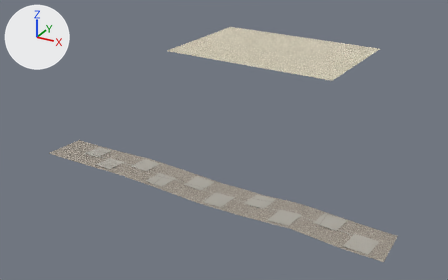
A saved change to the glTF model assets/surfaces_2026.glb.
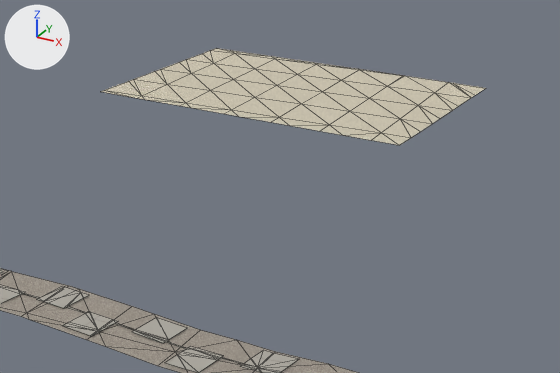
Each version is shown whole from a 50 mm lens placed at (-24.54, -2.26, 5.3), pointed at (-32.51, 12.22, -1.94), then close up on the part from 25% to 94% of the width and 0% to 74% of the height. Lighting does not change. The marker at upper left points along +X, +Y and +Z. The older version's two pictures come first. The close-ups show mesh edges as thin lines. Vertices at exactly the same position are counted once.

In view in the first close-up: 'p45_garden_path', 'p45_path_pavers', 'site_gh_pad'.
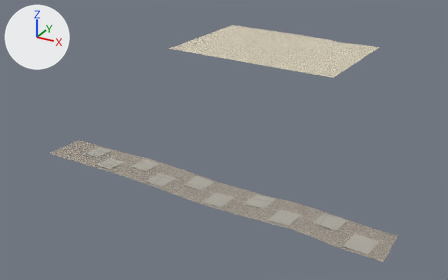
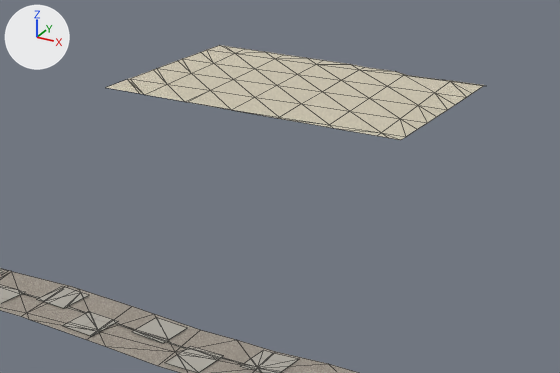
The change, as JSON lines over the scene's bpy script:
```json
{"block": "me_site_gh_pad", "where": "# used by ob_site_gh_pad; location = (0.0, 0.0, 0.0)"}
{"op": "remove", "block": "me_site_gh_pad", "code": "me_site_gh_pad.from_pydata(...)  # 76 vertices, 102 faces; spans x -36.88..-30.2, y 15.47..20.26, z -0.76..-0.75"}
{"op": "add", "block": "me_site_gh_pad", "code": "me_site_gh_pad.from_pydata(...)  # 74 vertices, 100 faces; spans x -36.97..-30.28, y 15.77..20.56, z -0.82..-0.75"}
{"block": "me_site_gh_pad", "change": "me_site_gh_pad part 1"}
{"block": "me_site_gh_pad", "change": "18 vertices are removed from x -36.88..-30.2, y 15.74..20.0, z -0.76"}
{"block": "me_site_gh_pad", "change": "27 faces are deleted"}
{"block": "me_site_gh_pad", "change": "5 vertices in x -35.0..-31.0, y 15.51..20.16, z -0.76 move by (0.0, 0.29, 0.0)"}
{"block": "me_site_gh_pad", "change": "4 vertices in x -35.17..-31.54, y 15.54..20.17, z -0.76 move by (-0.31, 0.31, 0.0)"}
{"block": "me_site_gh_pad", "change": "4 vertices in x -36.75..-30.44, y 16.0..20.0, z -0.76 move by (-0.1, 0.0, 0.0)"}
{"block": "me_site_gh_pad", "change": "3 vertices in x -36.23..-32.6, y 15.6..20.23, z -0.76 move by (-0.32, 0.32, 0.0)"}
{"block": "me_site_gh_pad", "change": "16 vertices move from x -36.82..-30.3, y 15.47..20.26, z -0.76..-0.75 to x -36.91..-30.35, y 15.77..20.56, z -0.78..-0.75"}
{"block": "me_site_gh_pad", "change": "16 vertices are added at x -36.97..-30.28, y 16.0..20.29, z -0.82..-0.76"}
{"block": "me_site_gh_pad", "change": "25 new faces join them"}
{"block": "me_site_gh_pad", "change": "me_site_gh_pad part 2: 41 kept faces spanning x -36.91..-30.39, y 15.77..20.56, z -0.78..-0.75 get new texture (UV) coordinates"}
```

Location of each change, [x1, y1, x2, y2] in pixels of the close-ups (560 x 373 px; the box of a moved part takes in the faces that stretch with it):
```json
{"object": "site_gh_pad", "change": "reshaped", "before": [101, 48, 486, 145], "after": [105, 45, 486, 140]}
{"part": 1, "of": "me_site_gh_pad", "change": "moved or reshaped", "before": [101, 69, 486, 114], "after": [105, 67, 486, 110]}
{"part": 2, "of": "me_site_gh_pad", "change": "surface changed", "before": [135, 48, 455, 140], "after": [135, 48, 455, 140]}
```
